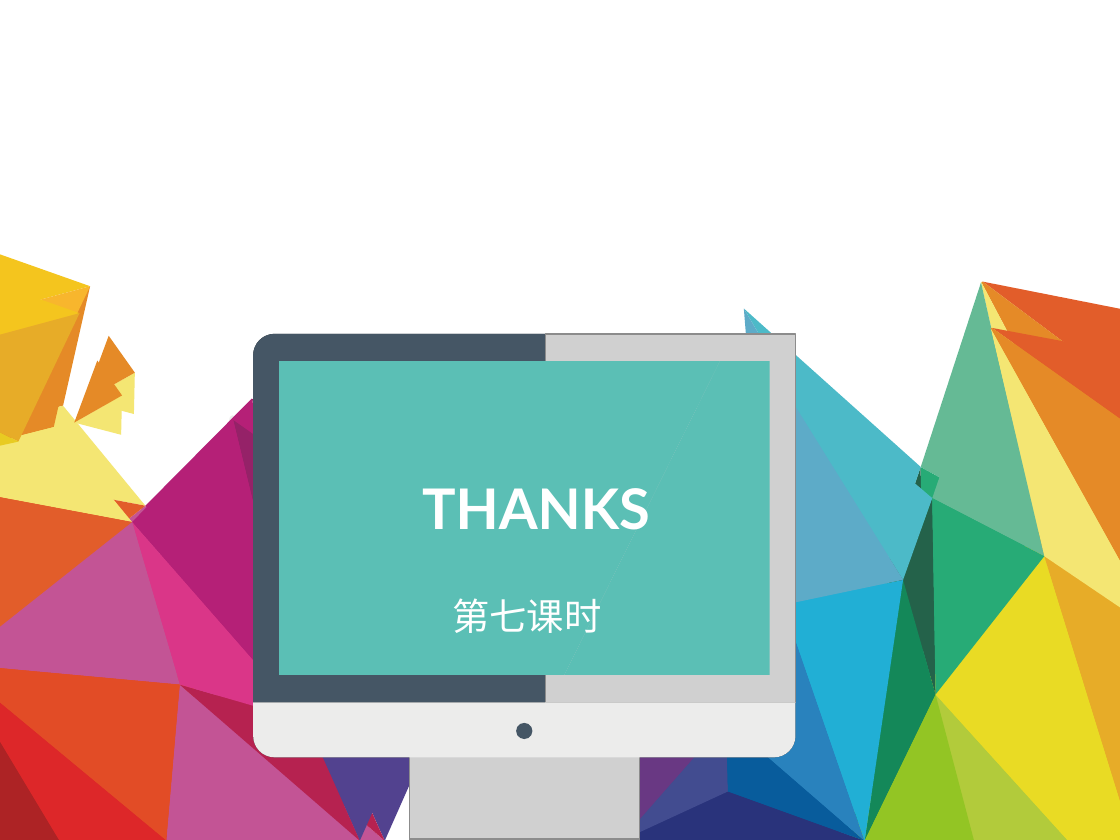
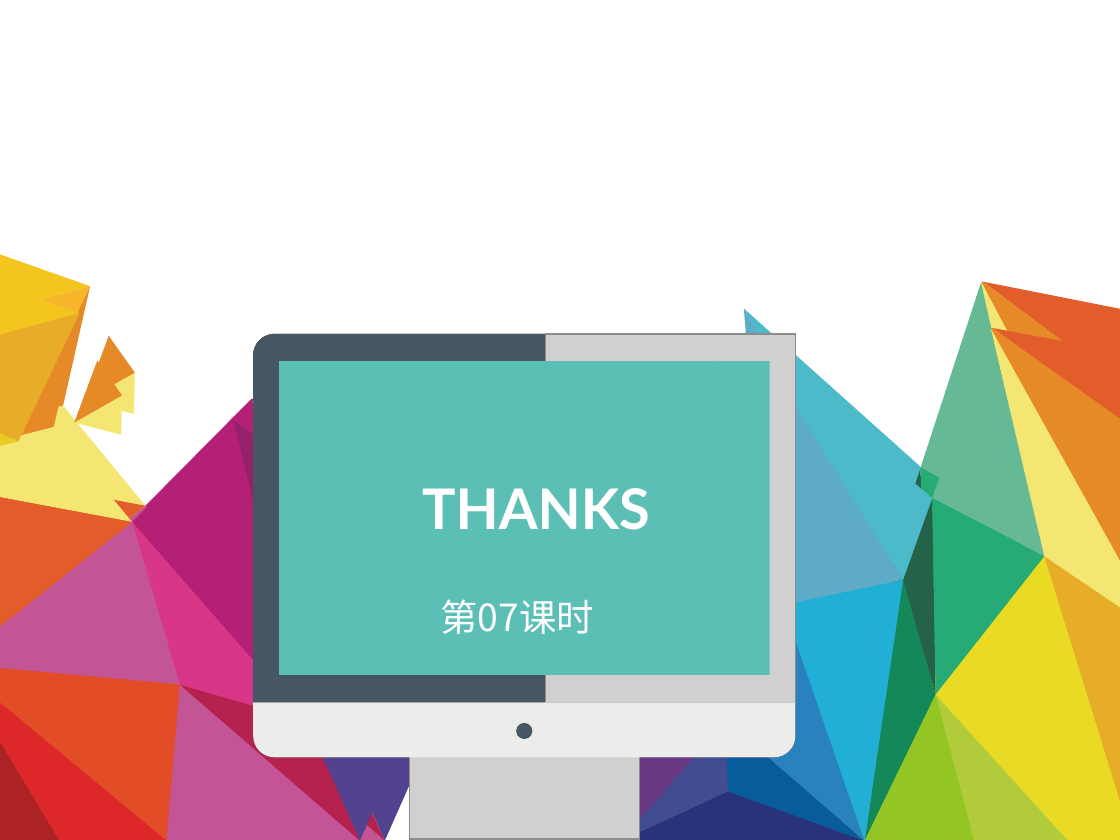
Before and after one commit to hongm32/2020design, a slide deck: slide 19 of 【第07课】2.4可以复用的代码/【第07课】2.4可以复用的代码.ppt. Drawn at 1120x840 pixels with LibreOffice and Linux fonts; fonts in the diff are those of the drawing; grey boxes stand for pictures; background and template pictures are left out. Boxes give left, top, right and bottom in pixels: in the first picture for what was removed or moved away, otherwise in the second. Text is boxed around its words. In the diff, an @@ line names an element or a change of style, - is before the commit and + after.

```diff
--- a/【第07课】2.4可以复用的代码/【第07课】2.4可以复用的代码.ppt
+++ b/【第07课】2.4可以复用的代码/【第07课】2.4可以复用的代码.ppt
@@ text at (440,599,593,634): text changed @@
-第七课时
+第07课时
```
Also in this commit, not shown: 5 other slides changed, 1 slide added, 1 slide removed, 3 other files.
